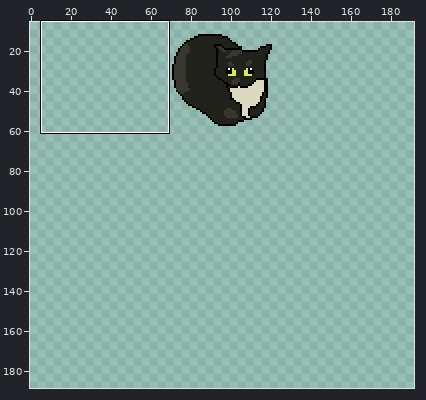
Edited in one commit: sprite sheet (assets/overworld/entities/maxwell/sprites/main.png). Above: a wide view before the commit, with the close-up outlined.
Close-up. Earlier state:
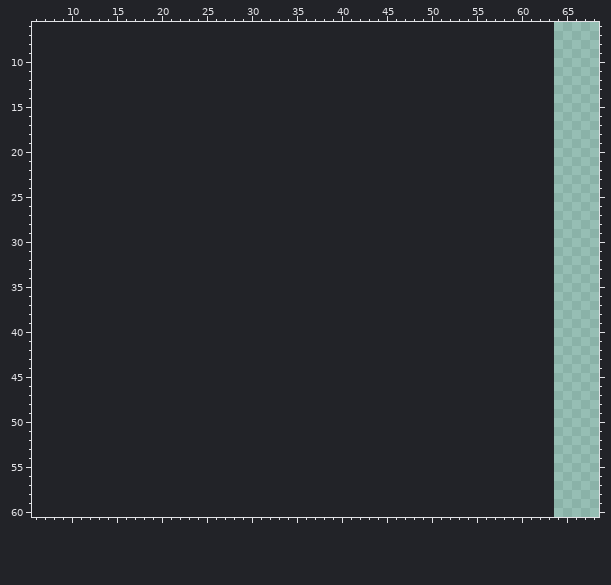
The file is 64x64 pixels. Shown: x 6..68, y 6..60. The old version is drawn lined up with the new one, on the new canvas. The wide view leaves out empty margins. The commit also changed other parts of the picture, which this record leaves out.
And afterwards:
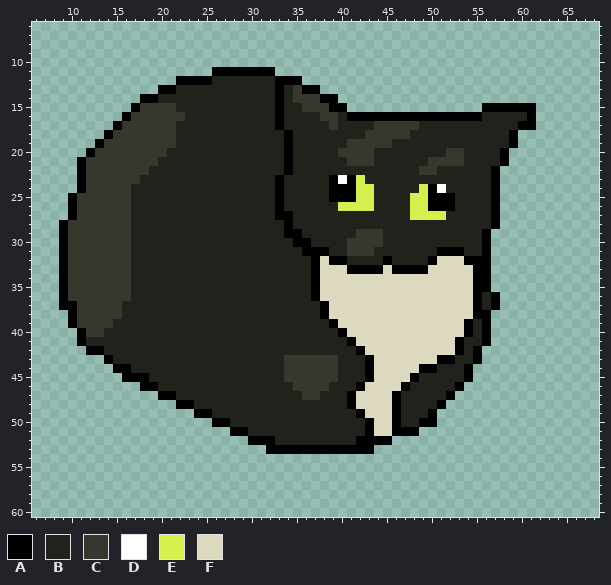
Palette (. is transparent): A #000000  B #22221c  C #38372e  D #ffffff  E #d3f04c  F #ddd9be
Changes in this commit:
canvas 64x64 -> 192x192, the old top-left corner now at 64,0
Changed rows in their new state; - is an unchanged pixel.
first column x 9:
11 -----------------AAAAAAA-----------------------------
12 -------------AAAABBBBBBBAAA--------------------------
13 -----------AABBBBBBBBBBBABCAA------------------------
14 ---------AABBBBBBBBBBBBBABCCCAA----------------------
15 --------ACCCCBBBBBBBBBBBABBCCCAA---------------AAAAAA
16 -------ACCCCCCBBBBBBBBBBABBBBCCBAAAAAAAAAAAAAAABBBBBA
17 ------ACCCCCCBBBBBBBBBBBABBBBBCBBBBCCCCCBBBBBBBBBBBAA
18 -----ACCCCCCCBBBBBBBBBBBBABBBBBBBBCCCCCBBBBBBBBBBBA--
19 ----ACCCCCCCCBBBBBBBBBBBBABBBBBBCCCCCBBBBBBBBBBBBBA--
20 ---ACCCCCCCCBBBBBBBBBBBBBABBBBBCCCCBBBBBBBBCCBBBBA---
21 --ACCCCCCCCBBBBBBBBBBBBBBABBBBBBCCCBBBBBBCCCCBBBBA---
22 --ACCCCCCCBBBBBBBBBBBBBBBABBBBBBBBBBBBBBCCBBBBBBA----
23 --ACCCCCCBBBBBBBBBBBBBBBABBBBBADAEBBBBBBBBBBBBBBA----
24 --ACCCCCBBBBBBBBBBBBBBBBABBBBBAAAEEBBBBBEADBBBBBA----
25 -ACCCCCCBBBBBBBBBBBBBBBBABBBBBAAAEEBBBBEEAAABBBBA----
26 -ACCCCCCBBBBBBBBBBBBBBBBABBBBBBEEEEBBBBEEAAABBBBA----
27 -ACCCCCCBBBBBBBBBBBBBBBBAABBBBBBBBBBBBBEEEEBBBBBA----
28 ACCCCCCCBBBBBBBBBBBBBBBBBABBBBBBBBBBBBBBBBBBBBBBA----
29 ACCCCCCCBBBBBBBBBBBBBBBBBAABBBBBBCCCBBBBBBBBBBBA-----
30 ACCCCCCCBBBBBBBBBBBBBBBBBBAABBBBCCCCBBBBBBBBBBBA-----
31 ACCCCCCCBBBBBBBBBBBBBBBBBBBAAABBCCCBBBBBBBAAABBA-----
32 ACCCCCCCBBBBBBBBBBBBBBBBBBBBAFAABBBBABBBBAFFFAAA-----
33 ACCCCCCCBBBBBBBBBBBBBBBBBBBBAFFFAAAAFAAAAFFFFFAA-----
34 ACCCCCCCBBBBBBBBBBBBBBBBBBBBAFFFFFFFFFFFFFFFFFAA-----
35 ACCCCCCCBBBBBBBBBBBBBBBBBBBBAFFFFFFFFFFFFFFFFFAA-----
36 ACCCCCCCBBBBBBBBBBBBBBBBBBBBAFFFFFFFFFFFFFFFFFABA----
37 AACCCCCBBBBBBBBBBBBBBBBBBBBBBAFFFFFFFFFFFFFFFFABA----
38 -ACCCCCBBBBBBBBBBBBBBBBBBBBBBAFFFFFFFFFFFFFFFFAA-----
39 -ACCCCBBBBBBBBBBBBBBBBBBBBBBBBAFFFFFFFFFFFFFFABA-----
40 --ACCBBBBBBBBBBBBBBBBBBBBBBBBBBAFFFFFFFFFFFFFABA-----
41 --ABBBBBBBBBBBBBBBBBBBBBBBBBBBBBAFFFFFFFFFFFABBA-----
42 ---AABBBBBBBBBBBBBBBBBBBBBBBBBBBBAFFFFFFFFFFABA------
43 -----ABBBBBBBBBBBBBBBBBBBCCCCCCBBBAFFFFFFFAABBA------
44 ------AABBBBBBBBBBBBBBBBBCCCCCCBBBAFFFFFAABBBA-------
45 -------AAABBBBBBBBBBBBBBBCCCCCCBBBAFFFFABBBBBA-------
46 ---------AABBBBBBBBBBBBBBBCCCCBBBAFFFFABBBBBA--------
47 -----------AABBBBBBBBBBBBBBCCBBBAFFFFABBBBBA---------
48 -------------AABBBBBBBBBBBBBBBBBAFFFFABBBBA----------
49 ---------------AABBBBBBBBBBBBBBBBAFFFABBBA-----------
50 -----------------AABBBBBBBBBBBBBBBAFFABBAA-----------
51 -------------------AABBBBBBBBBBBBBAFFAAA-------------
52 ---------------------AAABBBBBBBBBAAAA----------------
53 -----------------------AAAAAAAAAAAA------------------
